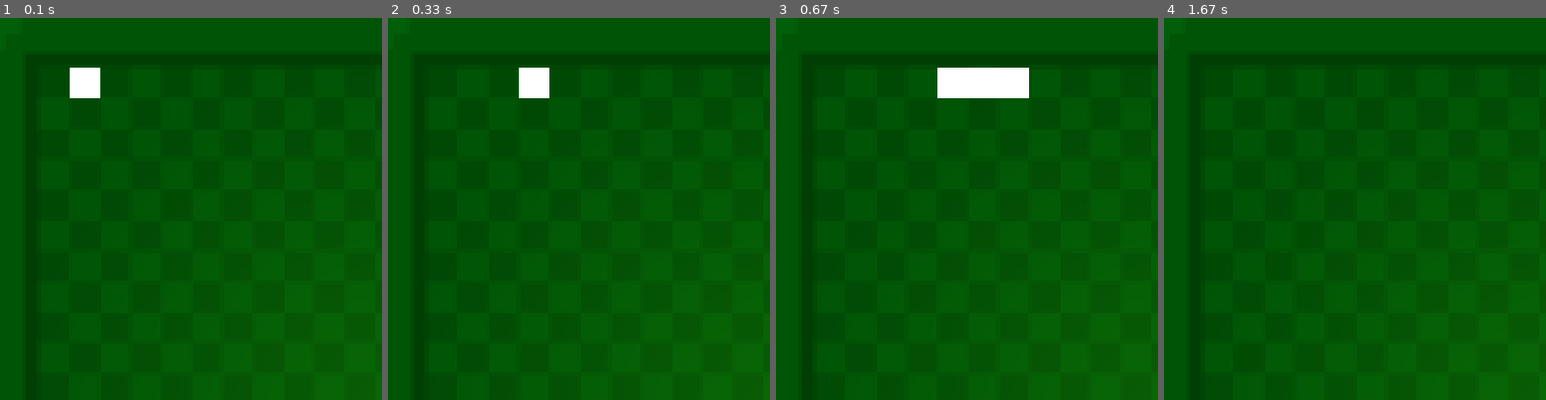
Above: before the commit, frames 1-4 (left to right).
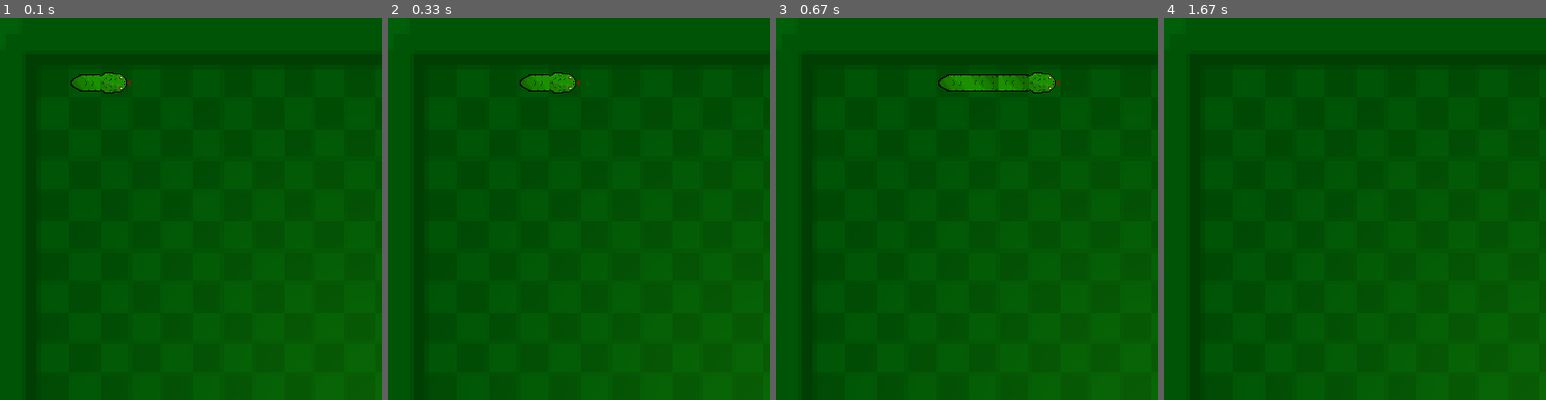
Above: after the commit, the same moments.

Repository: tamaturgo/Snake-with-pygame
Game: pygame game, started from main.py
Two runs of this game, one before a commit and one after it. Both use one fixed random seed, a clock stepped at 60 frames per second and the inputs below.
Inputs:
- Up to frame 1 (0.1 s): no input
- Up to frame 2 (0.33 s): no input
- Up to frame 3 (0.67 s): hold S from 0.33 s (still down); hold Right from 0.33 s (still down)
- Up to frame 4 (1.67 s): release S at 0.8 s; release Right at 0.8 s; tap W at 0.83 s; tap A at 1.27 s
The pictures show only the part of the screen within x 1-51%, y 0-50%; the shares and areas given below are measured in that part.

The runs differ from the first frame. In frame 1, 1.0% of the frame differs, in the area x 18-35%, y 13-21%; in frame 2, 1.0%; in frame 3, 2.2%, in the area x 42-75%, y 13-21%; in frame 4, nothing differs.

Commit message:
Sprites with Bug...

Diff:
--- a/main.py
+++ b/main.py
@@ -9,27 +9,44 @@
 screen_bg = pygame.image.load("assets/game_screen.png")
 
 
-def snake(size, list):
-    for posx_y in list:
-        pygame.draw.rect(screen, (255, 255, 255), [posx_y[0], posx_y[1], 32, 32])
+def snake(list_position):
+    i = 0
+    for pos_xy in list_position:
+        if not i == 0 and not i == len(list_sprites)-1:
+            if list_sprites[i-1][1] == 0 or list_sprites[i-1][1] == 2:
+                list_sprites[i][0] = pygame.image.load("assets/snake_v.png")
+            elif list_sprites[i-1][1] == 3 or list_sprites[i-1][1] == 1:
+                list_sprites[i][0] = pygame.image.load("assets/snake_h.png")
+                print("DIREITA OU ESQUERDA", list_sprites[i-1][1])
+
+            for j in range(len(list_sprites), len(list_sprites)-1):
+                list_sprites[j][0] = list_sprites[j-1][0]
+        screen.blit(list_sprites[i][0], [pos_xy[0], pos_xy[1]])
+        i += 1
 
 
 point = pygame.image.load("assets/apple.png")
 point_x = -50
 point_y = -50
 point_spawned = False
-last_key = 0  # 0 - Down, 1 - Right, 2 - Top, 3 - Left
+last_key = 3  # 0 - Down, 1 - Right, 2 - Top, 3 - Left
 
-pos_x = 52
+pos_x = 52 + 32
 pos_y = 52
 speed_x = 32
 speed_y = 0
 list_snake = []
 snake_size = 1
 snake_head = [pos_x, pos_y]
+tail = [52, 52]
+list_snake.append(tail)
 list_snake.append(snake_head)
+list_sprites = [[pygame.image.load("assets/tail_left.png"), 1],
+                [pygame.image.load("assets/head_right.png"), 1]]
+
 
 while game_cycle:
+
     if not point_spawned:
         point_x = 52 + random.randint(0, 21) * 32
         point_y = 51 + random.randint(0, 21) * 32
@@ -52,29 +69,36 @@
                 speed_x = 0
                 last_key = 0
                 snake_size += 1
-                player = pygame.image.load("assets/head_bottom.png")
+                assets_ref = [pygame.image.load("assets/head_bottom.png"), 0]
+                list_sprites.append(assets_ref)
+                list_snake.append(snake_head)
 
             if (event.key == pygame.K_RIGHT or event.key == pygame.K_d) and not (last_key == 3):
+                assets_ref = [pygame.image.load("assets/head_right.png"), 1]
+                list_sprites.append(assets_ref)
                 speed_y = 0
                 speed_x = 32
                 last_key = 1
                 snake_size += 1
-                player = pygame.image.load("assets/head_right.png")
+                list_snake.append(snake_head)
 
             if (event.key == pygame.K_UP or event.key == pygame.K_w) and not (last_key == 0):
+                assets_ref = [pygame.image.load("assets/head_top.png"), 2]
+                list_sprites.append(assets_ref)
                 speed_y = -32
                 speed_x = 0
                 last_key = 2
                 snake_size += 1
-                player = pygame.image.load("assets/head_top.png")
+                list_snake.append(snake_head)
 
             if (event.key == pygame.K_LEFT or event.key == pygame.K_a) and not (last_key == 1):
+                assets_ref = [pygame.image.load("assets/head_left.png"), 3]
+                list_sprites.append(assets_ref)
                 speed_y = 0
                 speed_x = -32
                 last_key = 3
                 snake_size += 1
                 list_snake.append(snake_head)
-                player = pygame.image.load("assets/head_left.png")
 
     pos_x += speed_x
     pos_y += speed_y
@@ -86,7 +110,7 @@
     if len(list_snake) > snake_size:
         del list_snake[0]
 
-    snake(snake_size, list_snake)
+    snake(list_snake)
 
     pygame.display.update()
 
